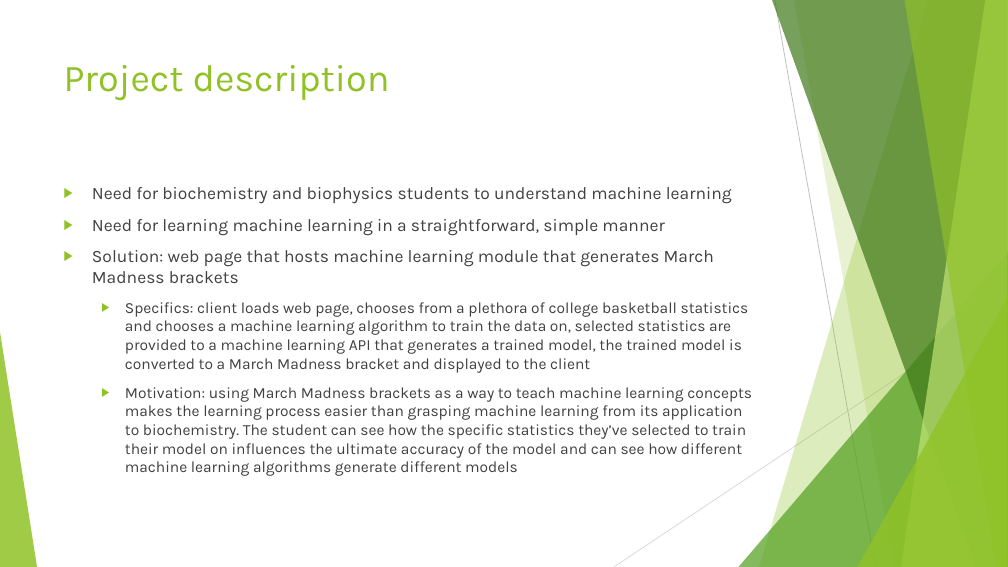
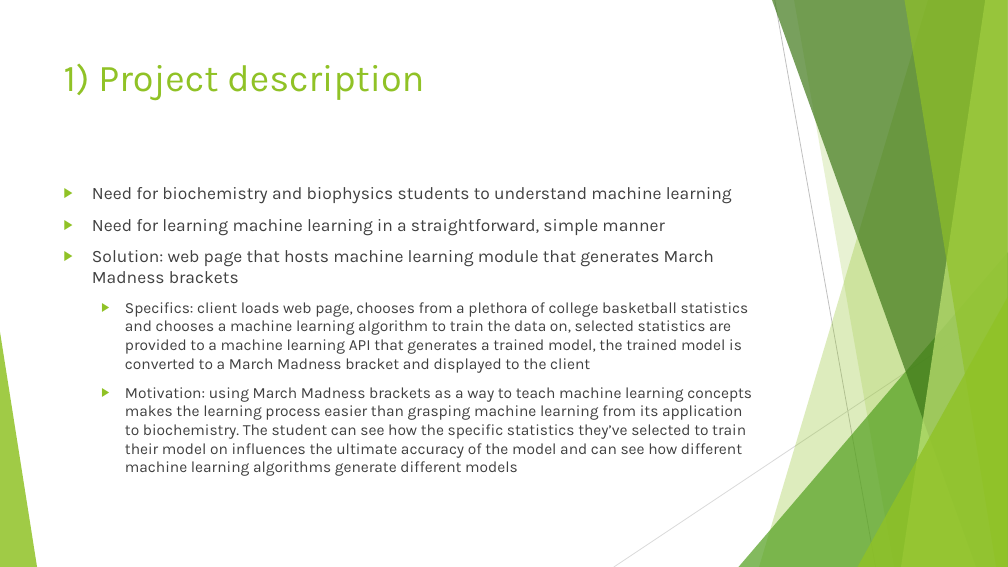
Before and after one commit to AlexDCraig/senior-capstone-project, a slide deck: slide 3 of progressreport.pptx. Drawn at 1008x567 pixels with LibreOffice and Linux fonts; fonts in the diff are those of the drawing. Boxes give left, top, right and bottom in pixels: in the first picture for what was removed or moved away, otherwise in the second. Text is boxed around its words. In the diff, an @@ line names an element or a change of style, - is before the commit and + after.

```diff
--- a/progressreport.pptx
+++ b/progressreport.pptx
@@ title at (x1=64, y1=63, x2=424, y2=101): text changed @@
-Project description
+1) Project description
```
Also in this commit, not shown: 3 slides added.
